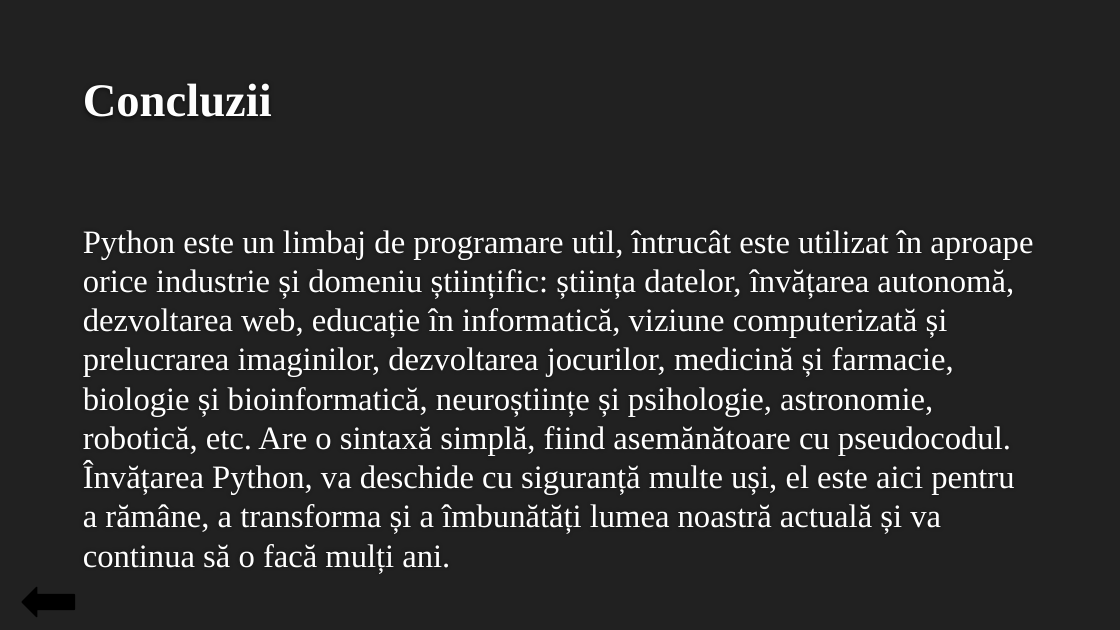
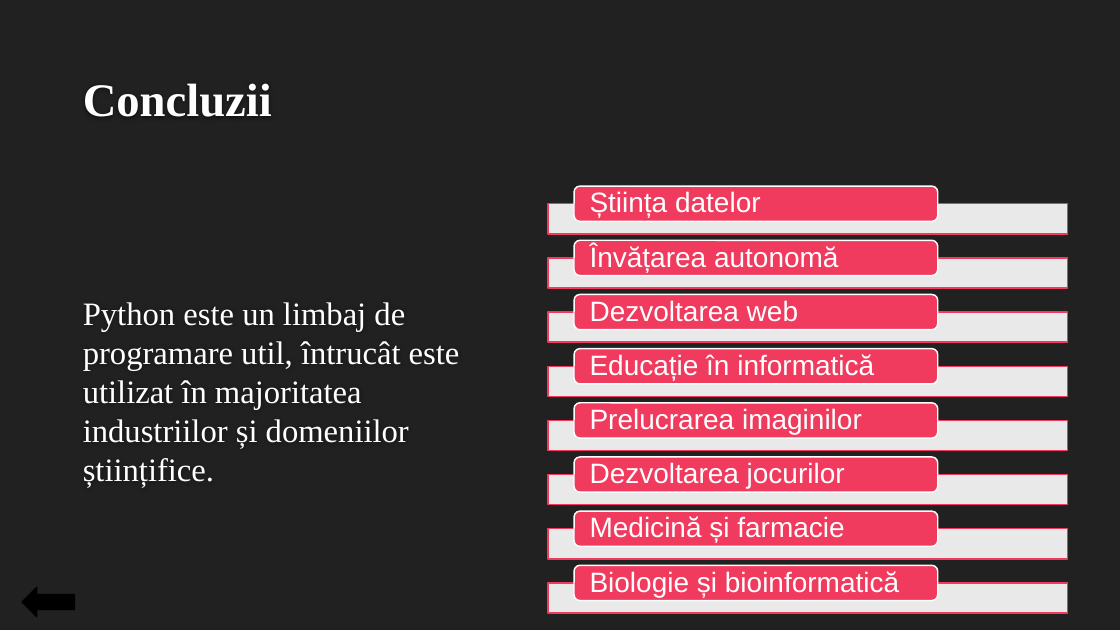
Before and after one commit to CernolevCorina/Python_introduction, a slide deck: slide 13 of Introducere în limbajul de programare Python.pptx. Drawn at 1120x630 pixels with LibreOffice and Linux fonts; fonts in the diff are those of the drawing; background and template pictures are left out. Boxes give left, top, right and bottom in pixels: in the first picture for what was removed or moved away, otherwise in the second. Text is boxed around its words. In the diff, an @@ line names an element or a change of style, - is before the commit and + after.

```diff
--- a/Introducere în limbajul de programare Python.pptx
+++ b/Introducere în limbajul de programare Python.pptx
@@ text at [83, 302, 460, 488]: text changed @@
-Python este un limbaj de programare util, întrucât este utilizat în aproape orice industrie și domeniu științific: știința datelor, învățarea autonomă, dezvoltarea web, educație în informatică, viziune computerizată și prelucrarea imaginilor, dezvoltarea jocurilor, medicină și farmacie, biologie și bioinformatică, neuroștiințe și psihologie, astronomie, robotică, etc. Are o sintaxă simplă, fiind asemănătoare cu pseudocodul. Învățarea Python, va deschide cu siguranță multe uși, el este aici pentru a rămâne, a transforma și a îmbunătăți lumea noastră actuală și va continua să o facă mulți ani.
+Python este un limbaj de programare util, întrucât este utilizat în majoritatea industriilor și domeniilor științifice.
@@ group added at [548, 187, 1068, 613]: 8 rectangles, 8 rounded rectangles, 8 texts @@
+Știința datelor
+Învățarea autonomă
+Dezvoltarea web
+Educație în informatică
+Prelucrarea imaginilor
+Dezvoltarea jocurilor
+Medicină și farmacie
+Biologie și bioinformatică
```
Also in this commit, not shown: 9 other slides changed, 1 slide added, 1 other file.
